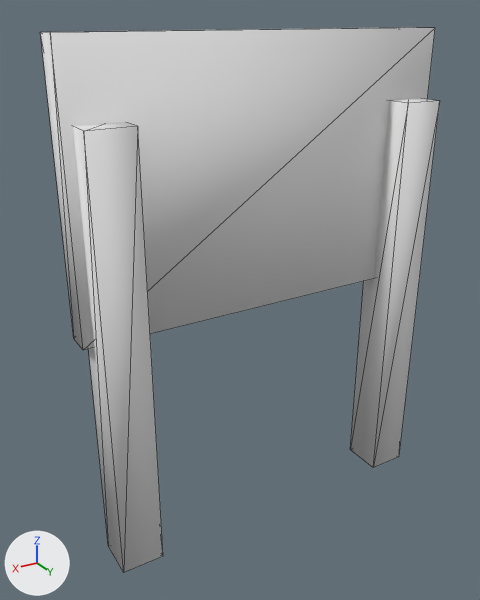
The OBJ model assets/sign.obj: old version first, new version second.
Before and after are seen from a camera (50 mm lens) standing at (1.42, 2.19, 0.59) and looking at (0.11, 0.0, -0.51). Every picture has the same lights, and +X, +Y and +Z are marked at lower left. Mesh edges are drawn as thin lines. Where no turn or scale is listed for an object, it has been applied to the vertices.

The older version as bpy lines, for what is in view:
```python
me_sign_cube = bpy.data.meshes.new('Sign_Cube')
me_sign_cube.from_pydata(...)  # 32 vertices, 52 faces; spans x -0.8..0.8, y -0.05..0.16, z -1.53..0.53
me_sign_cube.materials.append(mat_material)  # white #e7e7e7
ob_sign_cube = bpy.data.objects.new('Sign_Cube', me_sign_cube)
ob_sign_cube.location = (0.0, 0.0, 0.0)
```
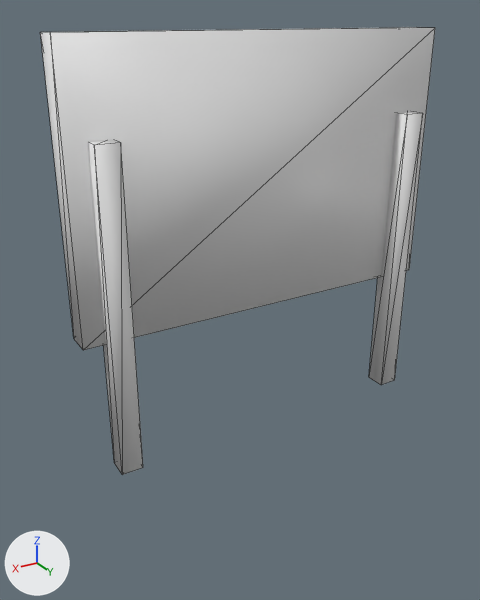
The newer file is also rescaled (x2.0) as a whole; pictures and numbers use the older file's frame.

Patch to the scene script:
```diff
--- a/assets/sign.obj.py
+++ b/assets/sign.obj.py
@@ me_sign_cube @@
 me_sign_cube.from_pydata(...)  # 32 vertices, 52 faces; spans x -0.8..0.8, y -0.05..0.16, z -1.53..0.53
 # used by ob_sign_cube; location = (0.0, 0.0, 0.0)
-me_sign_cube.materials.append(mat_material)  # white #e7e7e7
+# me_sign_cube part 1: the loose piece of 8 vertices spanning x 0.58..0.76, y -0.02..0.16, z -1.53..0.26 is scaled about its middle by (0.5, 0.5, 0.72), then moved by (0.0, 0.0, 0.2)
+# me_sign_cube part 2: the loose piece of 8 vertices spanning x -0.76..-0.58, y -0.02..0.16, z -1.53..0.26 is scaled about its middle by (0.5, 0.5, 0.72), then moved by (0.0, 0.0, 0.2)
```

Where the change shows, as pixel boxes (x1, y1, x2, y2) in the pictures (480 x 600 px; the box of a moved part takes in the faces that stretch with it):
'Sign_Cube', reshaped (18% shorter): before (40, 27, 440, 572); after (40, 27, 435, 475)
part 1 of me_sign_cube, moved or reshaped: before (73, 122, 163, 572); after (88, 140, 143, 475)
part 2 of me_sign_cube, moved or reshaped: before (350, 98, 440, 467); after (369, 112, 423, 385)
